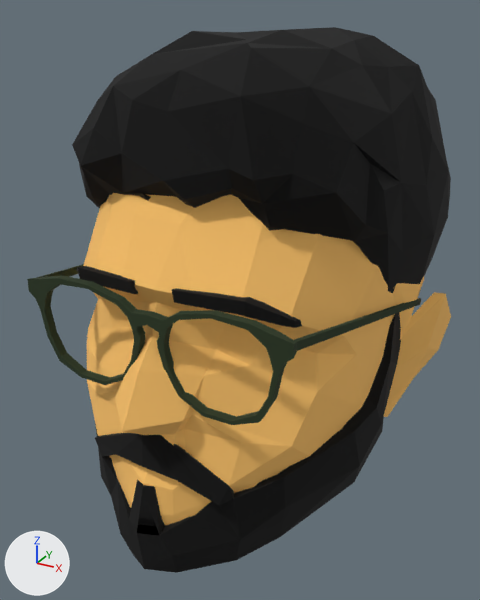
Before and after pictures for a commit that changed the glTF model dist/models/dean_lowPoly.glb.
Camera for both pictures: a 50 mm lens placed at (15.0, -30.1, 15.2), pointed at (-0.4, -2.1, 1.2). Every picture has the same lights, and +X, +Y and +Z are marked at lower left. Vertices at the same position are counted once.

The older version as bpy lines, for what is in view:
```python
me_circle = bpy.data.meshes.new('Circle')
me_circle.from_pydata(...)  # 944 vertices, 1880 faces; spans x -9.5..9.5, y -12.6..10.1, z -9.6..14.4
me_circle.materials.append(mat_dean_lowpoly)
ob_dean_lowpoly = bpy.data.objects.new('dean_lowPoly', me_circle)
ob_dean_lowpoly.location = (0.0, 0.0, 0.0)
```
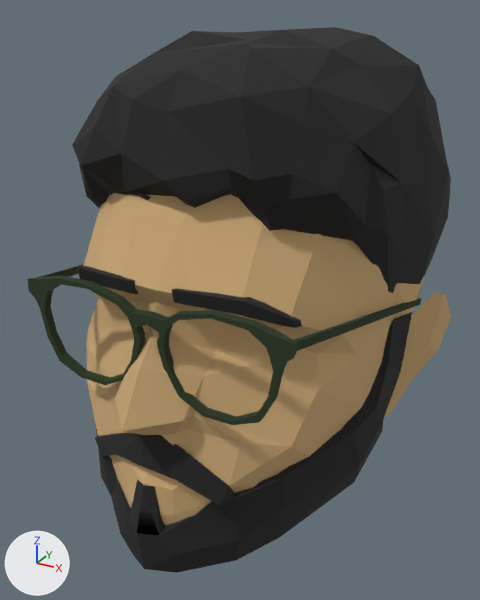
Edits to the bpy script that builds the scene:
```text
Add img_textureatlas:
    img_textureatlas = load_image('textureAtlas', '_unpacked/textureAtlas', 5, 5, 'sRGB')
Add mat_textureatlas:
    mat_textureatlas = bpy.data.materials.new('textureAtlas')
    # uses the picture img_textureatlas
Change me_circle:
    where me_circle.from_pydata(...)  # 944 vertices, 1880 faces; spans x -9.5..9.5, y -12.6..10.1, z -9.6..14.4
    used by ob_dean_lowpoly; location = (0.0, 0.0, 0.0)
    remove me_circle.materials.append(mat_dean_lowpoly)
    me_circle part 1
    me_circle.vertices[268].co: (7.3, -2.5, 0.3) -> (7.2, -2.6, 0.1)
    me_circle.vertices[273].co: (7.9, -0.1, 1.9) -> (8.2, -0.2, 1.7)  # not seen -> pixel (412, 312)
    me_circle.vertices[309].co: (7.7, -1.8, 2.1) -> (7.7, -1.9, 1.9)  # pixel (395, 313) -> pixel (393, 318)
    me_circle.vertices[318].co: (7.9, -2.5, 0.0) -> (7.9, -2.7, -0.2)  # pixel (390, 361) -> pixel (387, 366)
    me_circle.vertices[319].co: (7.9, -1.0, -0.9) -> (8.2, -1.3, -1.1)  # pixel (397, 363) -> pixel (400, 371)
    me_circle part 2: texture (UV) coordinates of 1880 of 1880 faces, centred in x -9.4..9.3, y -11.7..9.8, z -9.4..14.3, changed; they spanned u 0.06..0.26, v 0.11..0.95 and now span u 0.03..0.79, v 0.46..0.96
    add me_circle.materials.append(mat_textureatlas)
```

Boxes [x1, y1, x2, y2] around the edits, measured in the pictures (480 x 600 px; the box of a moved part takes in the faces that stretch with it):
'dean_lowPoly', recoloured, reshaped, surface changed
    both: [27, 27, 451, 573]
part 1 of me_circle, moved or reshaped
    before: [367, 313, 401, 424]
    after: [367, 312, 412, 424]
part 2 of me_circle, surface changed
    both: [27, 27, 451, 573]
